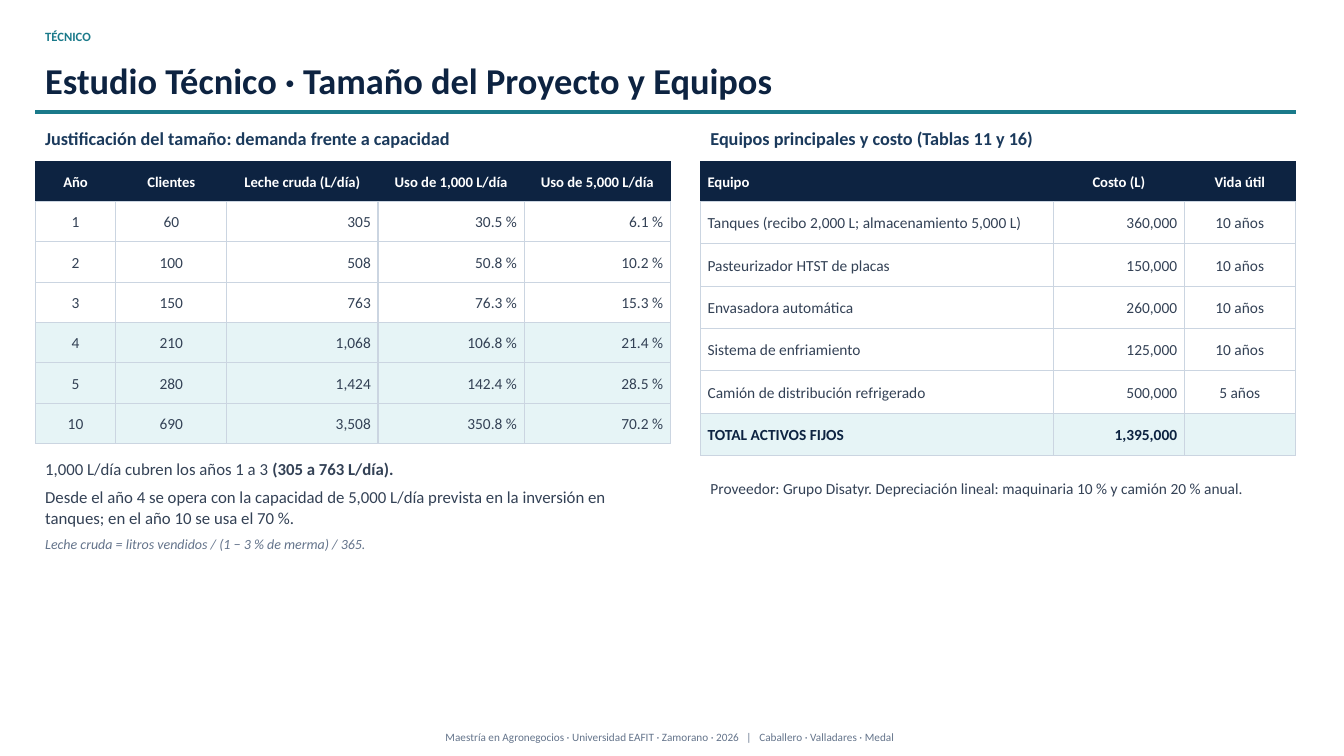
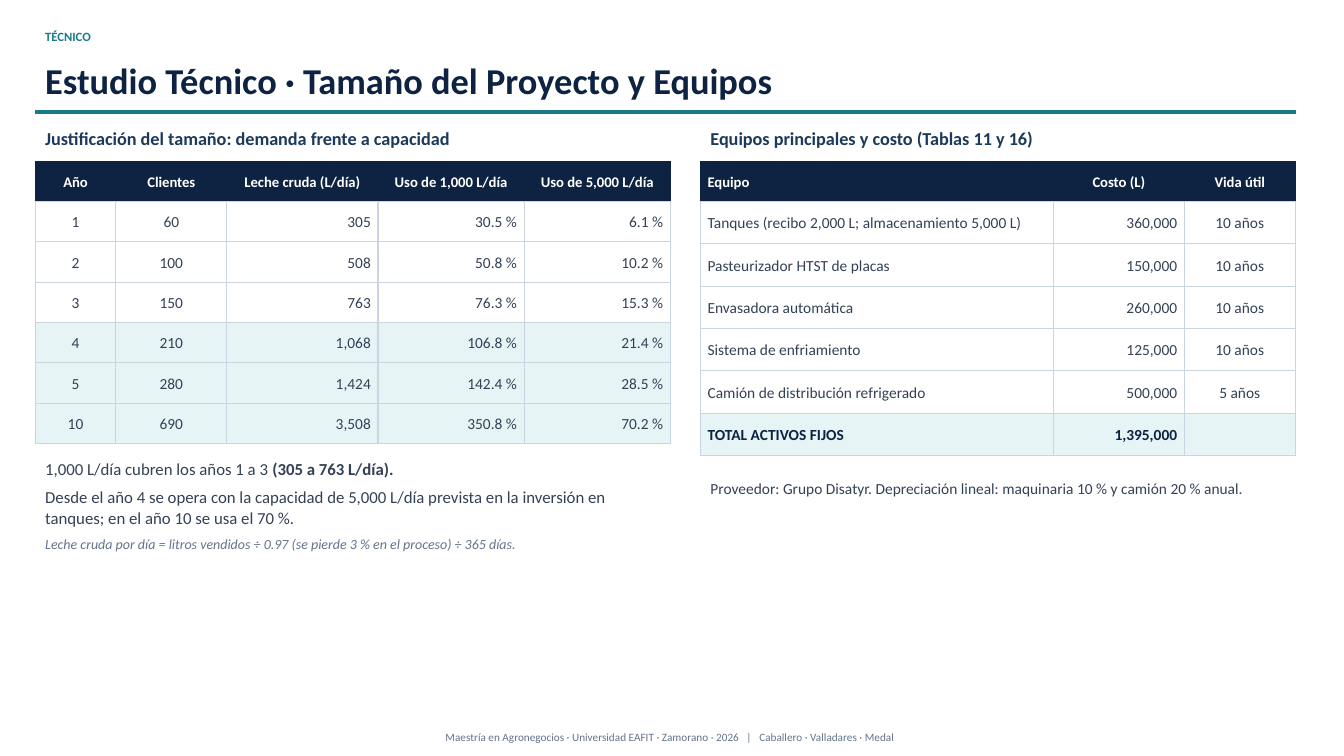
Before and after one commit to modelqdeluxe-ops/ss, a slide deck: slide 16 of Defensa_Tesis_Jaime_Fredy_Horacio_corregida.pptx. Drawn at 1344x756 pixels with LibreOffice and Linux fonts; fonts in the diff are those of the drawing. Boxes give left, top, right and bottom in pixels: in the first picture for what was removed or moved away, otherwise in the second. Text is boxed around its words. In the diff, an @@ line names an element or a change of style, - is before the commit and + after.

```diff
--- a/Defensa_Tesis_Jaime_Fredy_Horacio_corregida.pptx
+++ b/Defensa_Tesis_Jaime_Fredy_Horacio_corregida.pptx
@@ text at bbox=[45, 539, 516, 551]: text changed @@
-Leche cruda = litros vendidos / (1 − 3 % de merma) / 365.
+Leche cruda por día = litros vendidos ÷ 0.97 (se pierde 3 % en el proceso) ÷ 365 días.
```
Also in this commit, not shown: 9 other slides changed, 1 slide removed, 2 other files.
